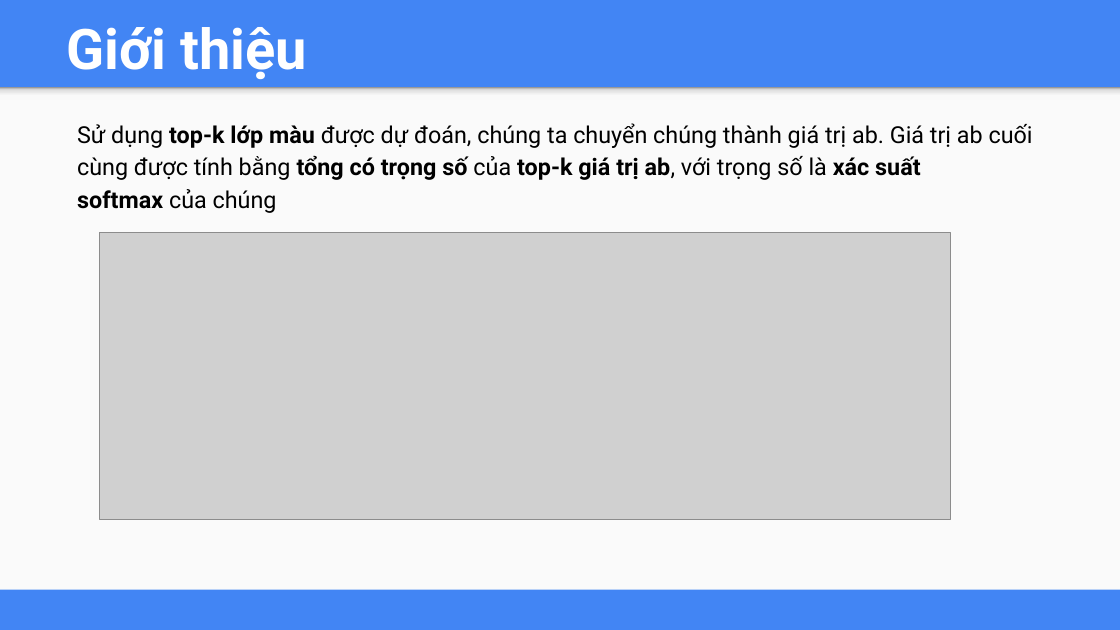
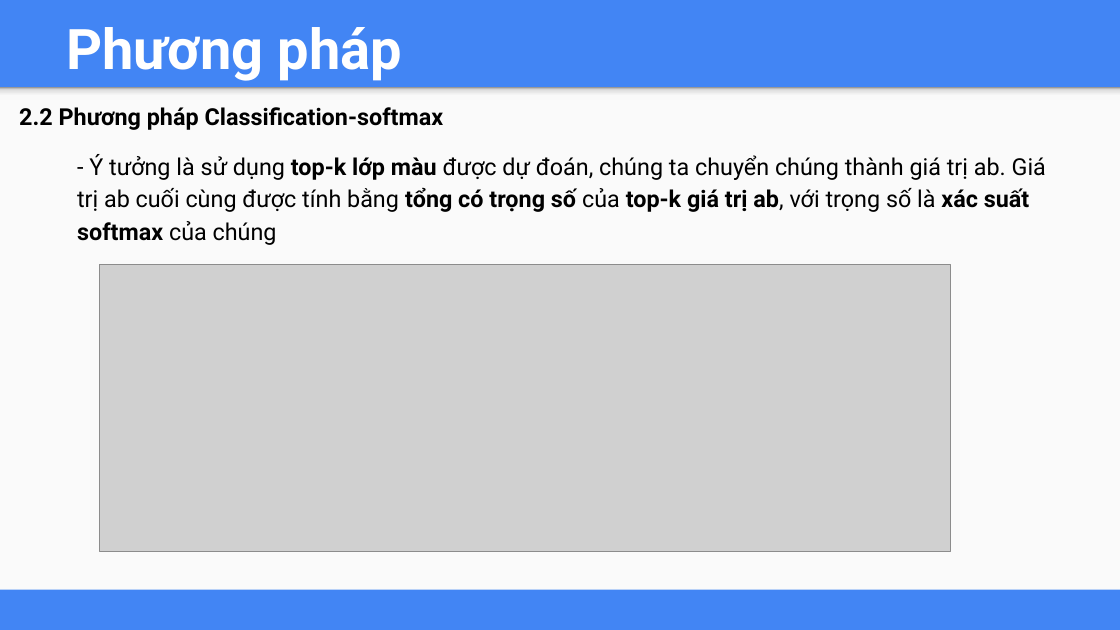
Before and after one commit to lekhanhhoang/influence-of-color, a slide deck: slide 10 of Báo cáo Final.pptx (slide 8 before the commit). Drawn at 1120x630 pixels with LibreOffice and Linux fonts; fonts in the diff are those of the drawing; grey boxes stand for pictures. Boxes give left, top, right and bottom in pixels: in the first picture for what was removed or moved away, otherwise in the second. Text is boxed around its words. In the diff, an @@ line names an element or a change of style, - is before the commit and + after.

```diff
--- a/Báo cáo Final.pptx
+++ b/Báo cáo Final.pptx
@@ title at (66,27,402,81): text changed @@
-Giới thiệu
+Phương pháp
@@ text added at (19,107,444,130), 20 pt, text #000000, bold @@
+2.2 Phương pháp Classification-softmax
@@ text at (77,154,1046,212): text changed @@
-Sử dụng top-k lớp màu được dự đoán, chúng ta chuyển chúng thành giá trị ab. Giá trị ab cuối cùng được tính bằng tổng có trọng số của top-k giá trị ab, với trọng số là xác suất softmax của chúng
+- Ý tưởng là sử dụng top-k lớp màu được dự đoán, chúng ta chuyển chúng thành giá trị ab. Giá trị ab cuối cùng được tính bằng tổng có trọng số của top-k giá trị ab, với trọng số là xác suất softmax của chúng
@@ picture: place and size @@
-picture at (100,233,951,519)
+picture at (100,265,951,551)
```
Also in this commit, not shown: 4 other slides changed, 4 slides added.
